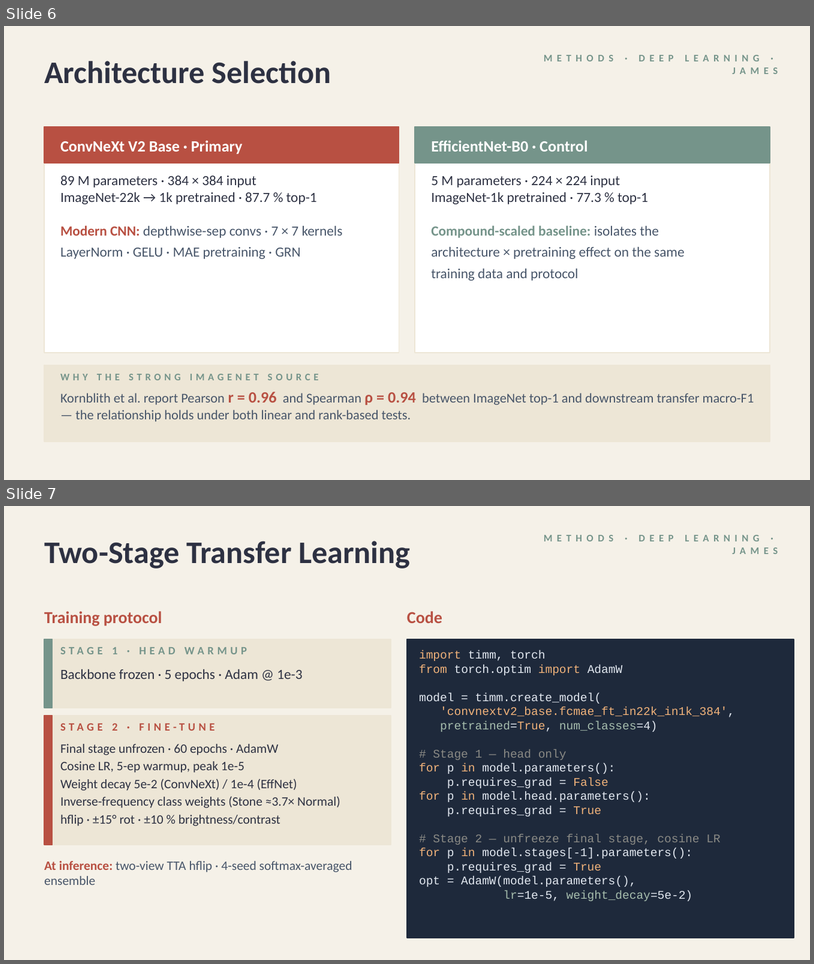
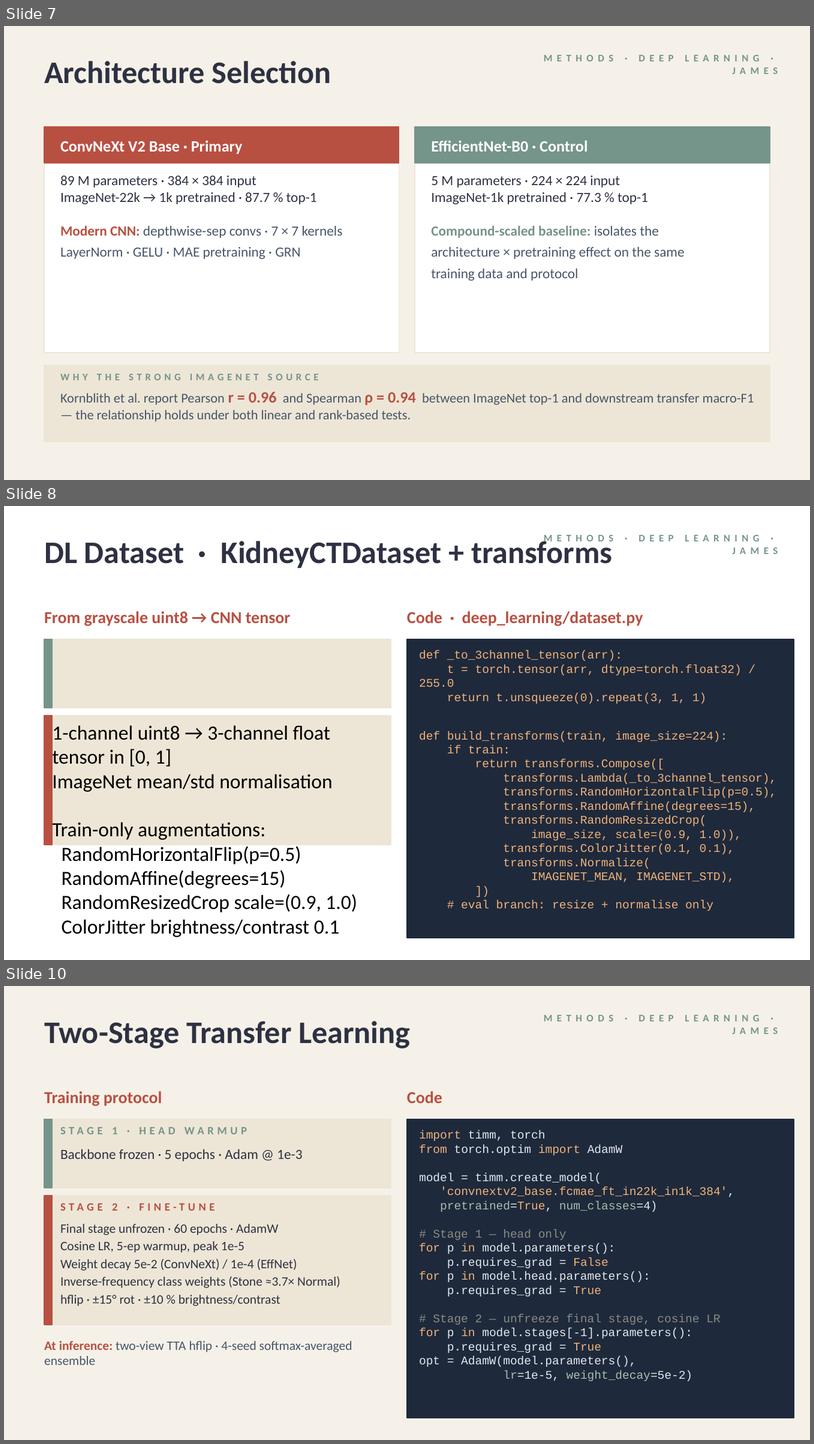
Before and after one commit to jameswudo1019hack/bmet5933-a2, a slide deck: BMET5933_A2_Demo_Deck.pptx. Shown one above the other, each under a label of ours: slides 6 and 7 before the commit, slides 7, 8 and 10 after it; the slides between them are not shown. The pictures are 814x964 and 814x1444 pixels, drawn with LibreOffice and Linux fonts; fonts in the diff are those of the drawing. Boxes give left, top, right and bottom in pixels: in the first picture for what was removed or moved away, otherwise in the second. Text is boxed around its words. In the diff, an @@ line names an element or a change of style, - is before the commit and + after.

Commit message:
Demo deck: add 4 code-snippet slides — Shared Preprocessing load_image, DL Dataset+transforms, DL Model Builders, DL Inference+TTA. Skimmable; code in right column with intent bullets on left

```diff
--- a/BMET5933_A2_Demo_Deck.pptx
+++ b/BMET5933_A2_Demo_Deck.pptx
@@ slide 8 added at (4,506,810,960), background #FFFFFF @@
@@ text added at (44,537,612,568), 28 pt, text #2D3142, bold @@
+DL Dataset · KidneyCTDataset + transforms
@@ text added at (44,611,291,626), 15 pt, text #B85042, bold @@
+From grayscale uint8 → CNN tensor
@@ text added at (407,611,644,626), 15 pt, text #B85042, bold @@
+Code · deep_learning/dataset.py
@@ text added at (462,611,644,626), 9 pt, text #75948A, bold @@
+METHODS · DEEP LEARNING · JAMES
@@ rectangle added at (44,639,391,708), fill #EDE6D6, outline #EDE6D6 1 pt @@
@@ rectangle added at (44,639,53,708), fill #75948A, outline #75948A 1 pt @@
@@ rectangle added at (407,639,794,937), fill #1E293B, outline #1E293B 1 pt @@
@@ text added at (419,650,777,910), 10.5 pt, text #F0B27A @@
+def _to_3channel_tensor(arr):
+t = torch.tensor(arr, dtype=torch.float32) / 255.0
+return t.unsqueeze(0).repeat(3, 1, 1)
+def build_transforms(train, image_size=224):
+if train:
+return transforms.Compose([
+transforms.Lambda(_to_3channel_tensor),
+transforms.RandomHorizontalFlip(p=0.5),
+transforms.RandomAffine(degrees=15),
+transforms.RandomResizedCrop(
+image_size, scale=(0.9, 1.0)),
+transforms.ColorJitter(0.1, 0.1),
+transforms.Normalize(
+IMAGENET_MEAN, IMAGENET_STD),
+])
+# eval branch: resize + normalise only
@@ rectangle added at (44,715,391,844), fill #EDE6D6, outline #EDE6D6 1 pt, 18 pt, text #000000 @@
+1-channel uint8 → 3-channel float tensor in [0, 1]
+ImageNet mean/std normalisation
+Train-only augmentations:
+RandomHorizontalFlip(p=0.5)
+RandomAffine(degrees=15)
+RandomResizedCrop scale=(0.9, 1.0)
+ColorJitter brightness/contrast 0.1
+Val/test transforms are deterministic
+(resize + normalise only)
@@ rectangle added at (44,715,53,844), fill #B85042, outline #B85042 1 pt @@
@@ what was slide 6 is now slide 7 @@
@@ what was slide 7 is now slide 10 @@
```
Also in this commit, not shown: 3 other slides added.
